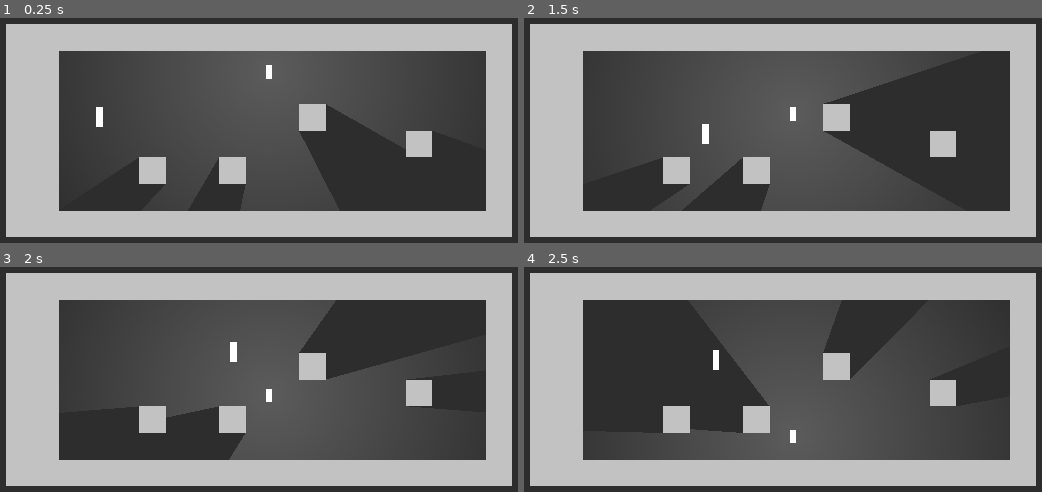
Above: before the commit, frames 1-4 (two rows, left to right).
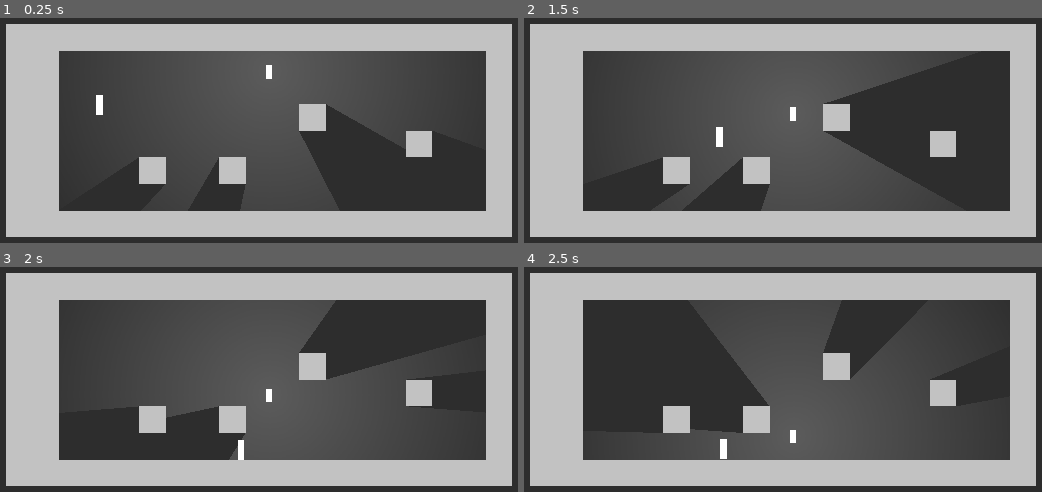
Above: after the commit, the same moments.

Repository: Telkan/EscapetheGame
Game: Godot game, scene res://Levels/Test Level/TestWorld.tscn
Two runs of this game, one before a commit and one after it. Both use one fixed random seed, a clock stepped at 60 frames per second and the inputs below.
Inputs:
- Up to frame 1 (0.25 s): no input
- Up to frame 2 (1.5 s): hold Up (ui_up) 0.53-1.28 s; hold Right (ui_right) from 0.53 s (still down); tap Up (ui_up) at 1.35 s
- Up to frame 3 (2 s): keep holding Right (ui_right); tap Up (ui_up) at 1.52, 1.82 s
- Up to frame 4 (2.5 s): release Right (ui_right) at 2.03 s; hold Left (ui_left) from 2.03 s (still down); hold Up (ui_up) from 2.03 s (still down)

The runs differ from the first frame. In frame 1, 0.1% of the frame differs, in the area x 18-20%, y 34-49%; in frame 2, 0.2%, in the area x 34-39%, y 47-58%; in frame 3, 0.2%; in frame 4, 0.2%.

Commit message:
On change la taille des sauts c'est chouette quand meme

Diff:
--- a/Players/JumpCurve.tres
+++ b/Players/JumpCurve.tres
@@ -3,4 +3,4 @@
 [resource]
 min_value = -3.0
 max_value = 5.0
-_data = [ Vector2( 0, -0.527273 ), 0.0, 64.2954, 0, 0, Vector2( 0.161111, 2.38182 ), 0.87924, 0.87924, 0, 0, Vector2( 0.494444, -0.527273 ), -0.785455, -0.785455, 0, 0, Vector2( 0.872222, -3 ), 0.363636, 0.0, 0, 0 ]
+_data = [ Vector2( 0, 3.25455 ), 0.87924, 0.87924, 0, 0, Vector2( 0.5, 0 ), -12.6764, -4.23653, 0, 0, Vector2( 1, -3 ), -0.936676, 0.0, 0, 0 ]
--- a/Players/Player.gd
+++ b/Players/Player.gd
@@ -33,6 +33,9 @@
 		jumpTime = 0
 	elif(is_on_floor()):
 		jumpTime = 0.5
+	elif(Input.is_action_just_released("ui_up") and jumpTime<0.3):
+		jumpTime = 0.3
+
 
 func _physics_process(delta):
 	if canMove:
